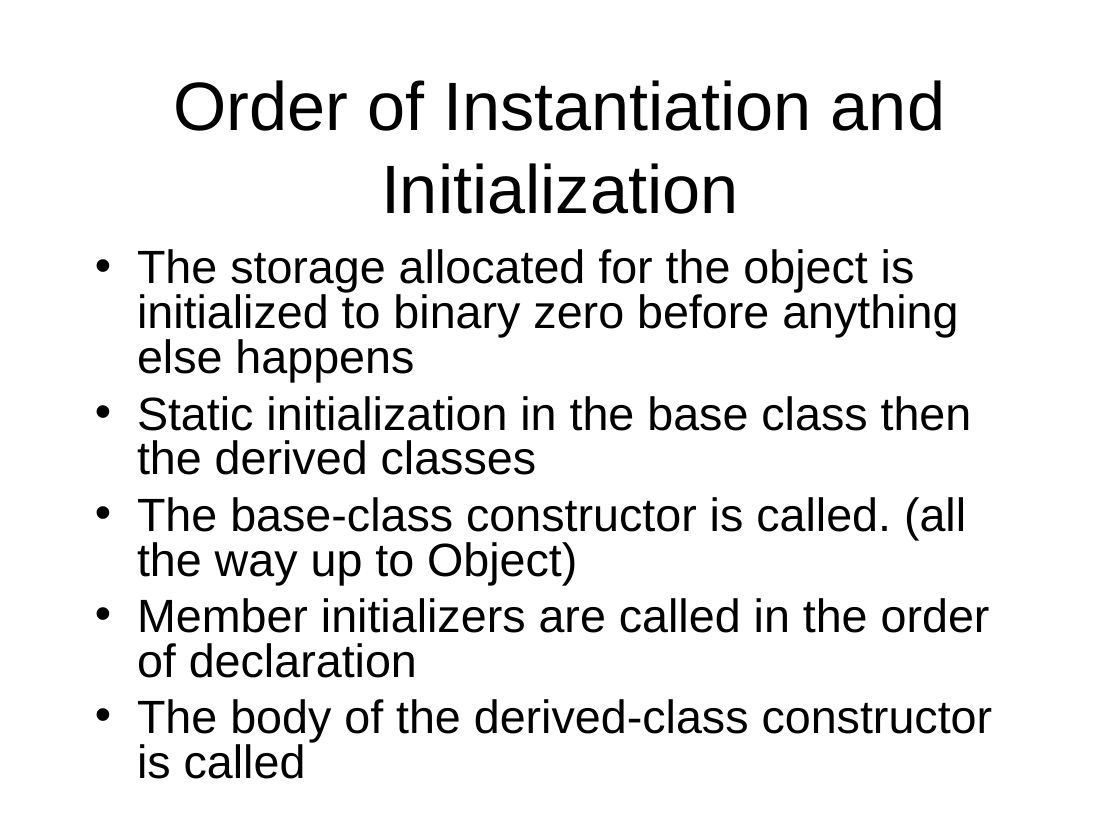
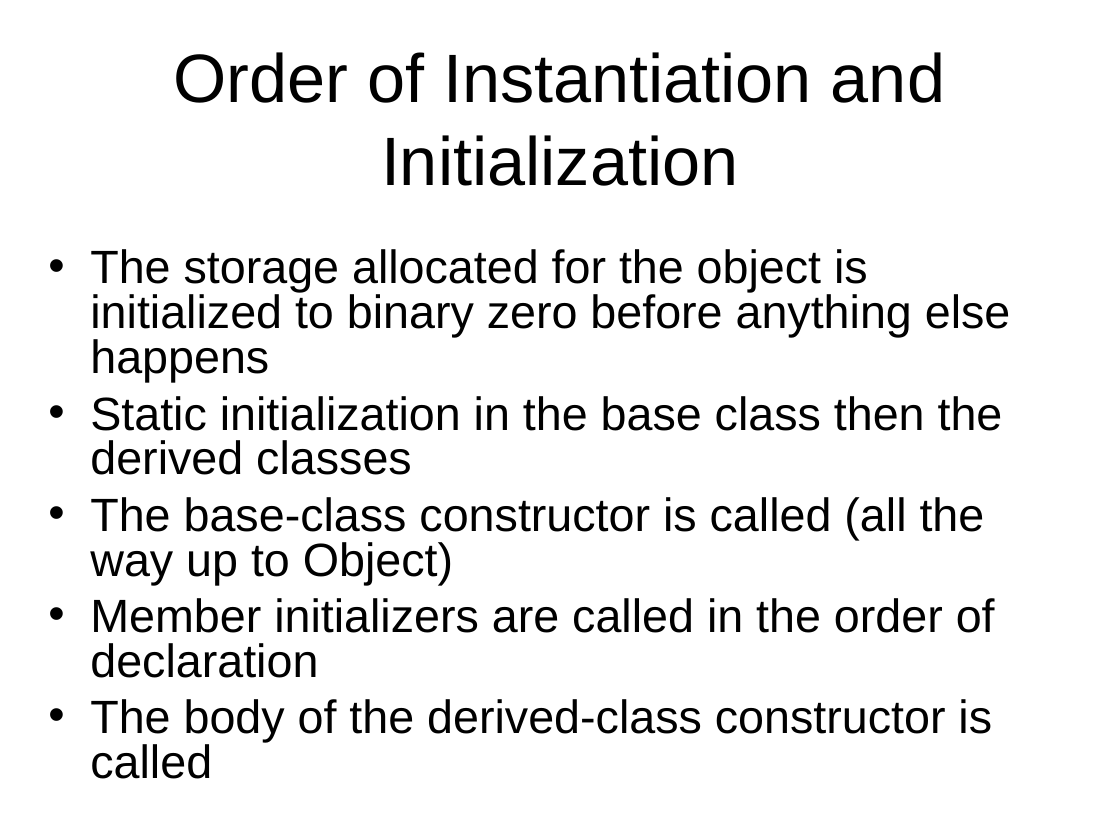
Before and after one commit to octaviordz/zjnu2017.github.io, a slide deck: slide 15 of OOP/lectures/040--Inheritance.and.Interfaces.ppt (slide 22 before the commit). Drawn at 1120x840 pixels with LibreOffice and Linux fonts; fonts in the diff are those of the drawing. Boxes give left, top, right and bottom in pixels: in the first picture for what was removed or moved away, otherwise in the second. Text is boxed around its words. In the diff, an @@ line names an element or a change of style, - is before the commit and + after.

```diff
--- a/OOP/lectures/040--Inheritance.and.Interfaces.ppt
+++ b/OOP/lectures/040--Inheritance.and.Interfaces.ppt
@@ title "Order of Instantiation and Initialization": place and size @@
-title "Order of Instantiation and Initialization" at [173, 80, 945, 214]
+title "Order of Instantiation and Initialization" at [173, 52, 945, 186]
@@ text "The storage allocated for the ...": place and size @@
-text "The storage allocated for the ..." at [137, 249, 993, 779]
+text "The storage allocated for the ..." at [90, 249, 1011, 779]
@@ text at [90, 497, 985, 585]: text changed @@
-• The base-class constructor is called. (all the way up to Object)
+• The base-class constructor is called (all the way up to Object)
```
Also in this commit, not shown: 31 other slides changed, 6 slides added, 8 slides removed, 1 other file.
